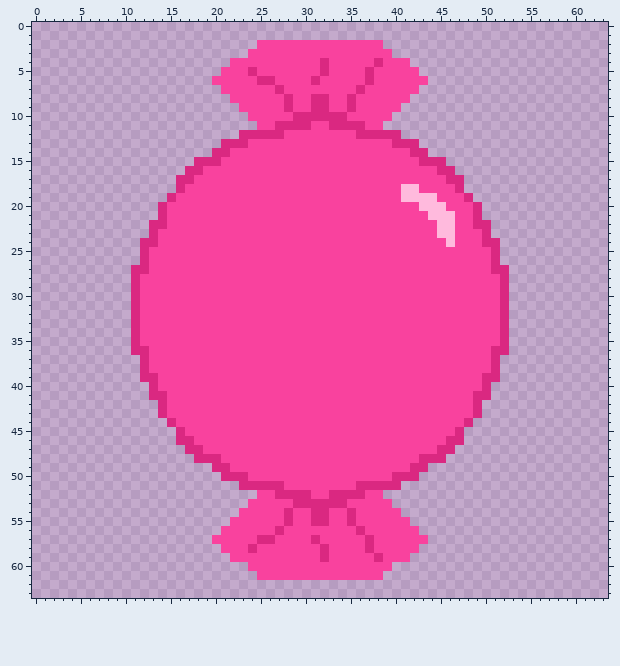
A pixel-art sprite gets an edit: Texture/PlanetCandy.png. Above, as it was before the edit.
The file is 64x64 pixels.
Once edited:
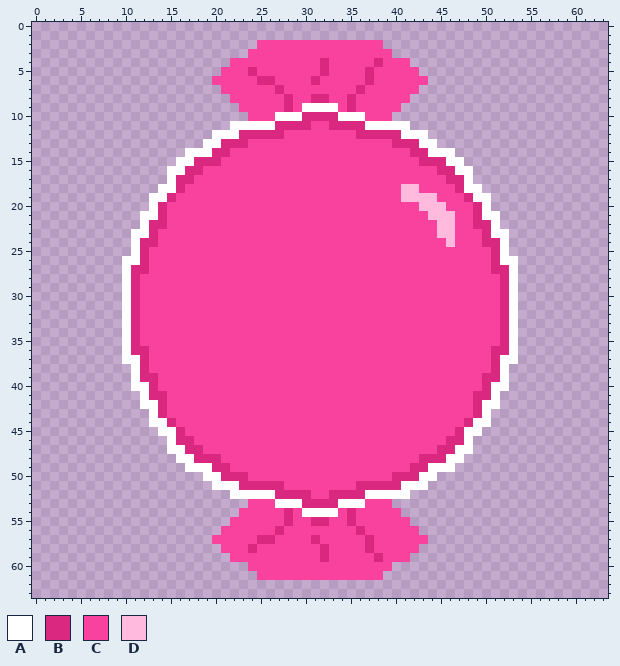
Palette (. is transparent): A #ffffff  B #da2881  C #f9429e  D #ffbadd
The edit:
Changed rows in their new state; - is an unchanged pixel.
first column x 10:
 9 --------------------AAAA--------------------
10 -----------------AAA----AAA-----------------
11 ------------AAAAA----------AAAAA------------
12 ----------AAA------------------AAA----------
13 ---------AA----------------------AA---------
14 -------AAA------------------------AAA-------
15 ------AA----------------------------AA------
16 -----AA------------------------------AA-----
17 -----A--------------------------------A-----
18 ----AA--------------------------------AA----
19 ---AA----------------------------------AA---
20 ---A------------------------------------A---
21 --AA------------------------------------AA--
22 --A--------------------------------------A--
23 -AA--------------------------------------AA-
24 -A----------------------------------------A-
25 -A----------------------------------------A-
26 AA----------------------------------------AA
27 A------------------------------------------A
28 A------------------------------------------A
29 A------------------------------------------A
30 A------------------------------------------A
31 A------------------------------------------A
32 A------------------------------------------A
33 A------------------------------------------A
34 A------------------------------------------A
35 A------------------------------------------A
36 A------------------------------------------A
37 AA----------------------------------------AA
38 -A----------------------------------------A-
39 -A----------------------------------------A-
40 -AA--------------------------------------AA-
41 --A--------------------------------------A--
42 --AA------------------------------------AA--
43 ---A------------------------------------A---
44 ---AA----------------------------------AA---
45 ----AA--------------------------------AA----
46 -----A--------------------------------A-----
47 -----AA------------------------------AA-----
48 ------AA----------------------------AA------
49 -------AAA------------------------AAA-------
50 ---------AA----------------------AA---------
51 ----------AAA------------------AAA----------
52 ------------AAAAA----------AAAAA------------
53 -----------------AAA----AAA-----------------
54 --------------------AAAA--------------------
Pixel boxes of the changes (left, top, right, bottom) in both pictures:
changed: (122, 103, 518, 517)
